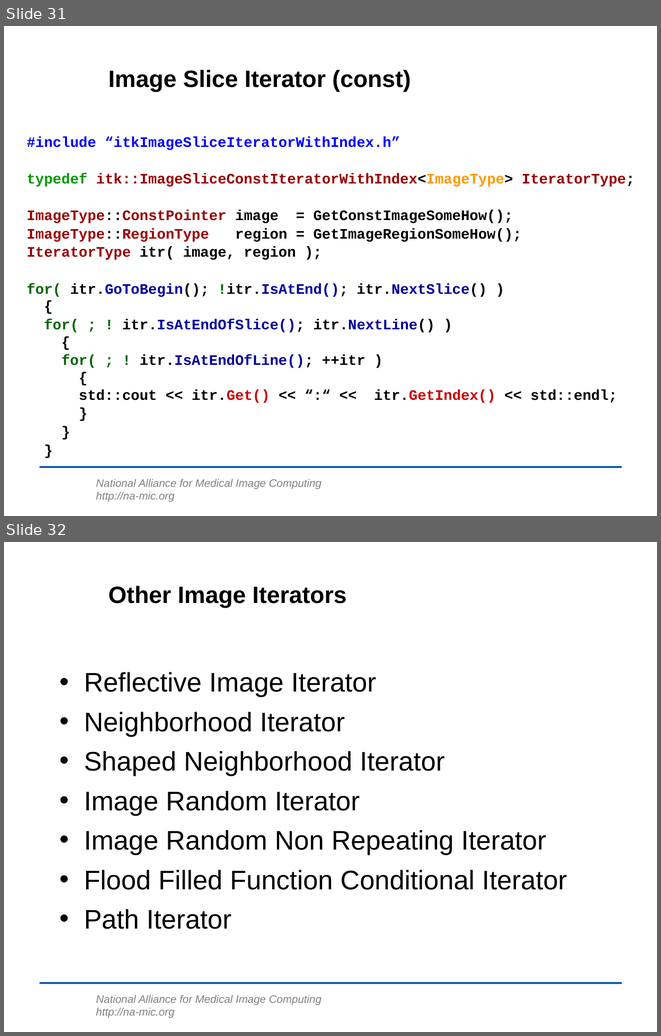
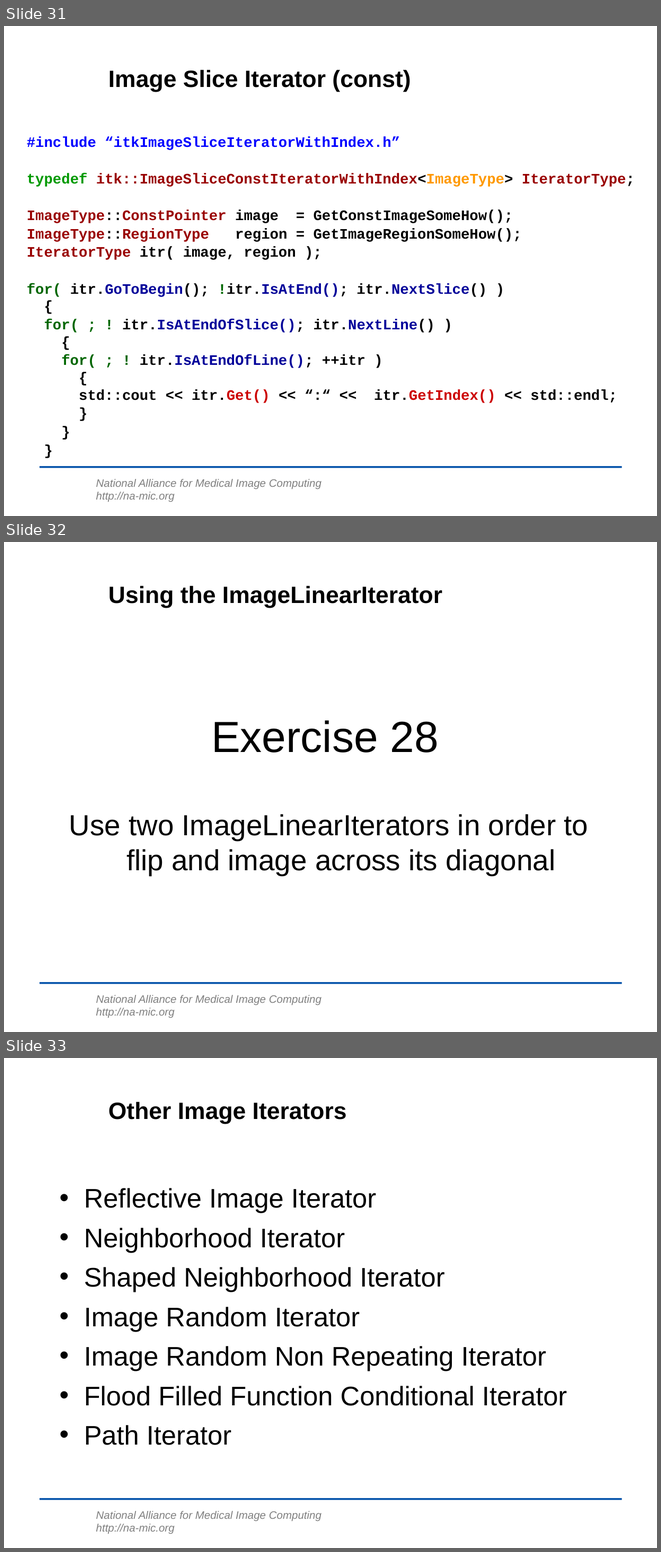
Before and after one commit to lheckemann/namic-sandbox, a slide deck: ITKAdvancedCourse/doc/presentations/Insight-DesignPatterns.ppt. Shown one above the other, each under a label of ours: slides 31 and 32 before the commit, slides 31, 32 and 33 after it. The pictures are 661x1036 and 661x1552 pixels, drawn with LibreOffice and Linux fonts; fonts in the diff are those of the drawing; background and template pictures are left out. Boxes give left, top, right and bottom in pixels: in the first picture for what was removed or moved away, otherwise in the second. Text is boxed around its words. In the diff, an @@ line names an element or a change of style, - is before the commit and + after.

Commit message:
ENH: Exercise added for ImageLinearIterator.      Starting with Factories.

```diff
--- a/ITKAdvancedCourse/doc/presentations/Insight-DesignPatterns.ppt
+++ b/ITKAdvancedCourse/doc/presentations/Insight-DesignPatterns.ppt
@@ slide 32 added at (x1=4, y1=542, x2=657, y2=1032), background #FFFFFF; not listed: 2 template elements that a slide beside it also shows @@
@@ title added at (x1=108, y1=585, x2=442, y2=608), 26 pt, text #000000, bold @@
+Using the ImageLinearIterator
@@ text added at (x1=211, y1=720, x2=439, y2=752), 48 pt, text #000000 @@
+Exercise 28
@@ text added at (x1=69, y1=814, x2=589, y2=875), 32 pt, text #000000 @@
+Use two ImageLinearIterators in order to flip and image across its diagonal
@@ what was slide 32 is now slide 33 @@
```
Also in this commit, not shown: 2 slides changed, 1 other slide added.
